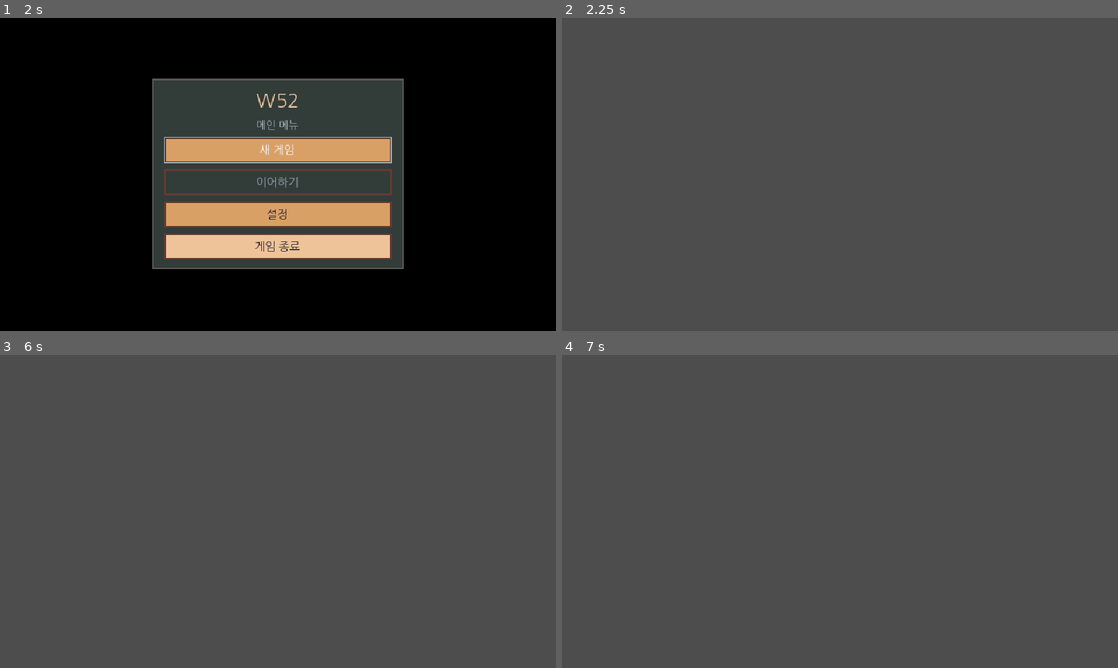
Above: before the commit, frames 1-4 (two rows, left to right).
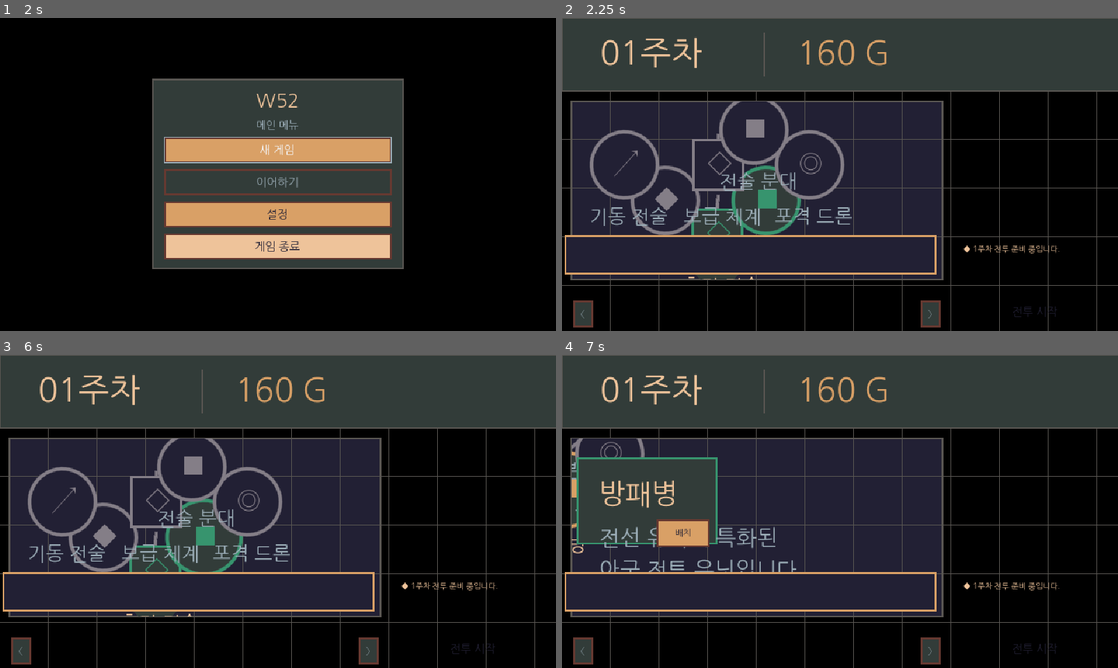
Above: after the commit, the same moments.

Repository: xcliming-svg/w52
Game: Godot game, scene res://main.tscn
Two runs of this game, one before a commit and one after it. Both use one fixed random seed, a clock stepped at 60 frames per second and the inputs below.
Inputs (mouse positions are in pixels of both pictures, inside the frame that each line leads up to):
- Up to frame 1 (2 s): tap Enter at 0.5 s; move the mouse to (400, 158) at 0.52 s; click (400, 158) at 0.67 s; tap Space at 0.77, 1.25 s; drag from (166, 190) to (250, 237) at 1.27 s
- Up to frame 2 (2.25 s): click "새 게임" at 2 s
- Up to frame 3 (6 s): click (472, 649) at 2.75 s, where only the run after the commit has a clickable "전투 시작"; click (472, 649) at 3.5 s, where only the run after the commit has a clickable "전투 시작"; click (472, 649) at 4.25 s, where only the run after the commit has a clickable "전투 시작"; tap Enter at 5 s; move the mouse to (333, 442) at 5.02 s; click (333, 442) at 5.17 s; tap Space at 5.75 s; drag from (250, 574) to (111, 464) at 5.77 s
- Up to frame 4 (7 s): tap Enter at 6.5 s; move the mouse to (1006, 558) at 6.52 s; click (1006, 558) at 6.67 s; tap Space at 6.77 s

Frame 1 is identical in both runs. In frame 2, 96% of the frame differs, in the area x 0-100%, y 0-100%; in frame 3, 96%; in frame 4, 96%.
Error before the commit: Parse Error: Identifier "speed" not declared in the current scope. (res://scripts/game.gd:312)

Commit message:
feat(ui): preserve tree, popup and battlefield hit testing at pixel scale

Diff:
--- a/scripts/game.gd
+++ b/scripts/game.gd
@@ -206,8 +206,7 @@
 
 
 func _node_tree_local(node: Dictionary) -> Vector2:
-    return node["p"] + camera_offset
-
+    return (Vector2(node["p"]) * WORLD_SCALE + camera_offset).round()
 
 func _node_screen(node: Dictionary) -> Vector2:
     return TREE_RECT.position + _node_tree_local(node)
@@ -226,17 +225,15 @@
 
 
 func _node_visual_rect(node: Dictionary) -> Rect2:
-    # A recognizable unit of the tree is one entire node plus its name label.
-    # Use its largest hover/selection icon size and the measured label width.
-    var p: Vector2 = node["p"]
-    var radius := 38.0 * 1.12
-    var label_width := FONT.get_string_size(str(node["name"]), HORIZONTAL_ALIGNMENT_LEFT, -1, 22).x
-    var left := minf(p.x - radius, p.x - 40.0)
-    var right := maxf(p.x + radius, p.x - 40.0 + label_width)
+    # Entire node + name bounding box, including selection enlargement.
+    var p := (Vector2(node["p"]) * WORLD_SCALE).round()
+    var radius := 11.0
+    var label_width := FONT.get_string_size(str(node["name"]), HORIZONTAL_ALIGNMENT_LEFT, -1, 10).x
+    var left := minf(p.x - radius, p.x - 13.0)
+    var right := maxf(p.x + radius, p.x - 13.0 + label_width)
     var top := p.y - radius
-    var bottom := p.y + radius + 7.0 + 22.0 + FONT.get_descent(22)
+    var bottom := p.y + radius + 2.0 + 10.0 + FONT.get_descent(10)
     return Rect2(Vector2(left, top), Vector2(right - left, bottom - top))
-
 
 func _readable_tree_area() -> Rect2:
     # Avoid counting a node completely hidden by the dialogue overlay.
@@ -247,8 +244,6 @@
 
 
 func _clamp_pan(candidate: Vector2) -> Vector2:
-    # Keep one complete node icon and name legible. Use the union of
-    # per-node visibility regions instead of a whole-tree bounding box.
     var visible := _readable_tree_area()
     var nearest := candidate
     var nearest_distance := INF
@@ -261,8 +256,7 @@
         if distance < nearest_distance:
             nearest_distance = distance
             nearest = projected
-    return nearest
-
+    return nearest.round()
 
 func _select_node(id: String) -> void:
     var node := _find_node(id)
@@ -281,11 +275,15 @@
     if node.is_empty():
         return Rect2()
     var p := _node_screen(node)
-    var panel_x: float = clampf(p.x + 100.0, 28.0, TREE_RECT.size.x - POPUP_SIZE.x - 28.0)
-    var bottom_limit: float = 480.0 if phase == "dialogue" else 670.0
-    var panel_y: float = clampf(p.y - 112.0, 104.0, bottom_limit)
-    return Rect2(Vector2(panel_x, panel_y), POPUP_SIZE)
-
+    var min_x := int(TREE_RECT.position.x)
+    var min_y := int(TREE_RECT.position.y)
+    var max_x := int(TREE_RECT.end.x - POPUP_SIZE.x)
+    var max_y := int(TREE_RECT.end.y - POPUP_SIZE.y)
+    if phase == "dialogue":
+        max_y = mini(max_y, int(DIALOGUE_RECT.position.y - POPUP_SIZE.y))
+    var px := clampi(roundi(p.x + 13.0), min_x, max_x)
+    var py := clampi(roundi(p.y - 36.0), min_y, max_y)
+    return Rect2(Vector2(px, py), POPUP_SIZE)
 
 func _update_popup() -> void:
     if selected_id.is_empty():
@@ -309,7 +307,7 @@
         _queue_ui_redraw()
     if phase == "battle":
         var previous_second := int(battle_seconds)
-        battle_seconds += delta * speed
+        battle_seconds += delta
         if int(battle_seconds) != previous_second and int(battle_seconds) in [3, 7, 11, 15]:
             _append_log("전선에서 교전이 진행 중입니다. (시연)")
         if battle_seconds >= 18.0:
@@ -330,10 +328,9 @@
     if not selected_id.is_empty() and _popup_rect().has_point(mouse):
         return ""
     for node in NODES:
-        if _node_screen(node).distance_to(mouse) <= 49.0:
+        if _node_screen(node).distance_to(mouse) <= 12.0:
             return str(node["id"])
     return ""
-
 
 func _start_pan(mouse: Vector2) -> void:
     pan_armed = true
@@ -412,9 +409,8 @@
             if not selected_id.is_empty() and _popup_rect().has_point(click.position):
                 return
             _start_pan(click.position)
-        elif Rect2(1376, 84, 544, 652).has_point(click.position):
+        elif Rect2(UI.content_rect("R2")).has_point(click.position):
             _click_ally(click.position)
-
 
 func _advance_dialogue() -> void:
     if phase != "dialogue":
@@ -450,11 +446,6 @@
     _refresh_all()
 
 
-func _set_speed(next_speed: int) -> void:
-    speed = next_speed
-    _refresh_all()
-
-
 func _deploy_selected() -> void:
     if phase == "battle" or phase == "result":
         return
@@ -490,22 +481,32 @@
     _refresh_all()
 
 
+func _grid_geometry() -> Dictionary:
+    var dimensions := _grid_size()
+    var field := UI.content_rect("R2")
+    var cell := mini(int(field.size.x / dimensions.x), int(field.size.y / dimensions.y))
+    var grid_px := dimensions * cell
+    var start := field.position + Vector2i(
+        int((field.size.x - grid_px.x) / 2), int((field.size.y - grid_px.y) / 2))
+    return {"start": start, "cell": cell, "cols": dimensions.x, "rows": dimensions.y}
+
+
 func _click_ally(mouse: Vector2) -> void:
-    var size := _grid_size()
-    var cols: int = size.x
-    var rows: int = size.y
-    var grid_pos := Vector2(1376 + (544 - cols * 46) * 0.5, 84 + (652 - rows * 46) * 0.5)
-    var cell := ((mouse - grid_pos) / 46.0).floor()
+    var grid := _grid_geometry()
+    var cols: int = grid["cols"]
+    var rows: int = grid["rows"]
+    var cell_size: int = grid["cell"]
+    var start: Vector2i = grid["start"]
+    var cell := ((mouse - Vector2(start)) / float(cell_size)).floor()
     if cell.x < 0 or cell.y < 0 or cell.x >= cols or cell.y >= rows:
         return
     if cell.y < rows / 2:
         return
     for i in range(placements.size()):
-        var pos := Vector2i(1 + (i % (cols - 2)), rows - 1 - (i / (cols - 2)))
+        var pos := Vector2i(1 + (i % (cols - 2)), rows - 1 - int(i / (cols - 2)))
         if pos == Vector2i(cell):
             _select_node(placements[i])
             return
-
 
 func _grid_size() -> Vector2i:
     if week <= 13:
@@ -526,20 +527,19 @@
 
 
 func _refresh_log() -> void:
-    var stick_bottom := log_scroll.scroll_vertical >= log_scroll.get_v_scroll_bar().max_value - log_scroll.size.y - 20
+    var stick_bottom := log_scroll.scroll_vertical >= log_scroll.get_v_scroll_bar().max_value - log_scroll.size.y - 3
     for child in log_column.get_children():
         log_column.remove_child(child)
         child.queue_free()
     for entry in log_items:
-        var label := UI.make_label("◆  " + entry, 22, UI.TEXT)
+        var label := UI.make_label("◆ " + entry, 9, UI.TEXT)
         label.horizontal_alignment = HORIZONTAL_ALIGNMENT_LEFT
         label.autowrap_mode = TextServer.AUTOWRAP_WORD_SMART
-        label.custom_minimum_size.x = 480
+        label.custom_minimum_size.x = UI.content_rect("R3").size.x - 15
         log_column.add_child(label)
     if stick_bottom:
         call_deferred("_scroll_log_to_end")
 
-
 func _scroll_log_to_end() -> void:
     if is_instance_valid(log_scroll):
         log_scroll.scroll_vertical = int(log_scroll.get_v_scroll_bar().max_value)
@@ -548,14 +548,6 @@
 func _refresh_all() -> void:
     prev_button.disabled = help_index <= 1
     next_button.disabled = help_index >= week
-    speed_one.button_pressed = speed == 1
-    speed_two.button_pressed = speed == 2
-    speed_one.add_theme_color_override("font_color", UI.BACKGROUND if speed == 1 else UI.TEXT)
-    speed_one.add_theme_stylebox_override("normal", UI._button_style(UI.GOLD if speed == 1 else UI.PANEL))
-    speed_one.add_theme_stylebox_override("pressed", UI._button_style(UI.GOLD if speed == 1 else UI.PANEL))
-    speed_two.add_theme_color_override("font_color", UI.BACKGROUND if speed == 2 else UI.TEXT)
-    speed_two.add_theme_stylebox_override("normal", UI._button_style(UI.GOLD if speed == 2 else UI.PANEL))
-    speed_two.add_theme_stylebox_override("pressed", UI._button_style(UI.GOLD if speed == 2 else UI.PANEL))
     battle_button.disabled = phase == "battle" or (phase == "result" and week == MAX_WEEK)
     if phase == "battle":
         battle_button.text = "전투 진행 중"
@@ -568,7 +560,6 @@
     _update_popup()
     _refresh_log()
     _queue_ui_redraw()
-
 
 func _text(value: String, p: Vector2, font_size: int, color: Color = UI.TEXT) -> void:
     draw_string(FONT, p + Vector2(0, font_size), value, HORIZONTAL_ALIGNMENT_LEFT, -1, font_size, color)
@@ -640,7 +631,7 @@
     if help_index == 18:
         return "아군을 클릭하면 연결된 트리 노드로 포커스됩니다."
     if help_index == 35:
-        return "전투 속도는 1× 또는 2×로 변경할 수 있습니다."
+        return "전투 중에는 전투 정보를 확인할 수 있습니다."
     if help_index == 52:
         return "지난 도움말은 왼쪽 화살표로 다시 볼 수 있습니다."
     return "%d주차: 빌드와 전장 배치를 점검하세요." % help_index
